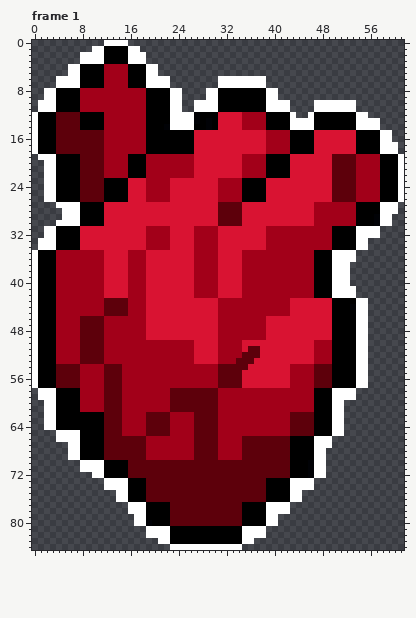
Animated GIF sprite, stored at data/heart/heart.gif. Above: the version before the commit.
The file is 62x85 pixels, 2 frames. Colours within 5 levels of each other are drawn and written as one. Shown: frame 1. The commit also changed other frames, which this record leaves out.
The same view after the edit:
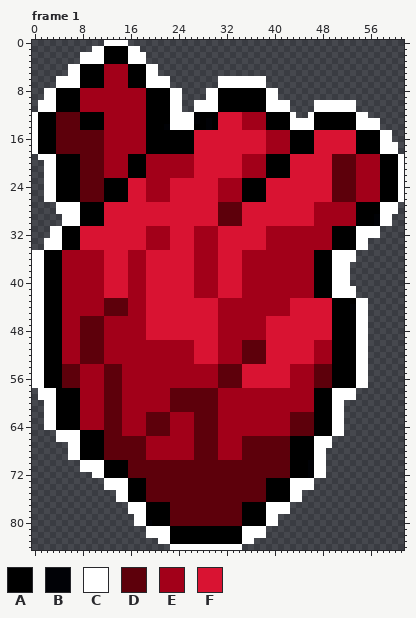
Palette (. is transparent): A #000000  B #010206  C #ffffff  D #5d000b  E #a20019  F #d91332
The exact change:
Changed rows in their new state; - is an unchanged pixel.
Frame 1:
first column x 1:
28 ---C----------------------------------
30 ---.----------------------------------
31 -.-C----------------------------------
32 -.-C----------------------------------
33 .--C----------------------------------
34 .--C----------------------------------
35 C--A----------------------------------
36 C--A----------------------------------
37 C--A----------------------------------
38 C--A----------------------------------
39 C--A----------------------------------
40 C--A----------------------------------
41 C--A----------------------------------
42 C--A----------------------------------
43 C--A----------------------------------
44 C--A----------------------------------
45 C--A----------------------------------
46 C--A----------------------------------
47 C--A----------------------------------
48 C--A----------------------------------
49 C--A----------------------------------
50 C--A------------------------------DDDD
51 C--A------------------------------D--D
52 C--A---------------------------------D
53 C--A-----------------------------E--DD
54 C--A------------------------------F---
55 C--A----------------------------------
56 C--A----------------------------------
57 C--A----------------------------------
first column x 8:
62 EEEE
63 EEEE
64 EEEE
Boxes around the changes in both pictures, in picture pixels (x1, y1, x2, y2):
changed: (38, 208, 104, 430)
changed: (236, 340, 266, 370)
